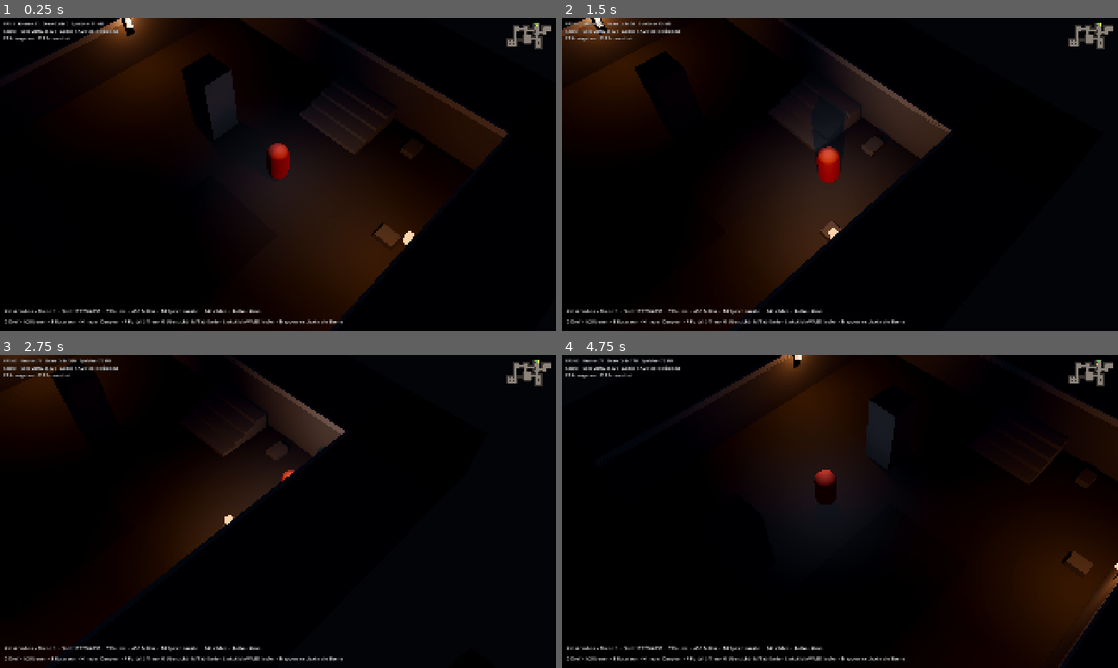
Above: before the commit, frames 1-4 (two rows, left to right).
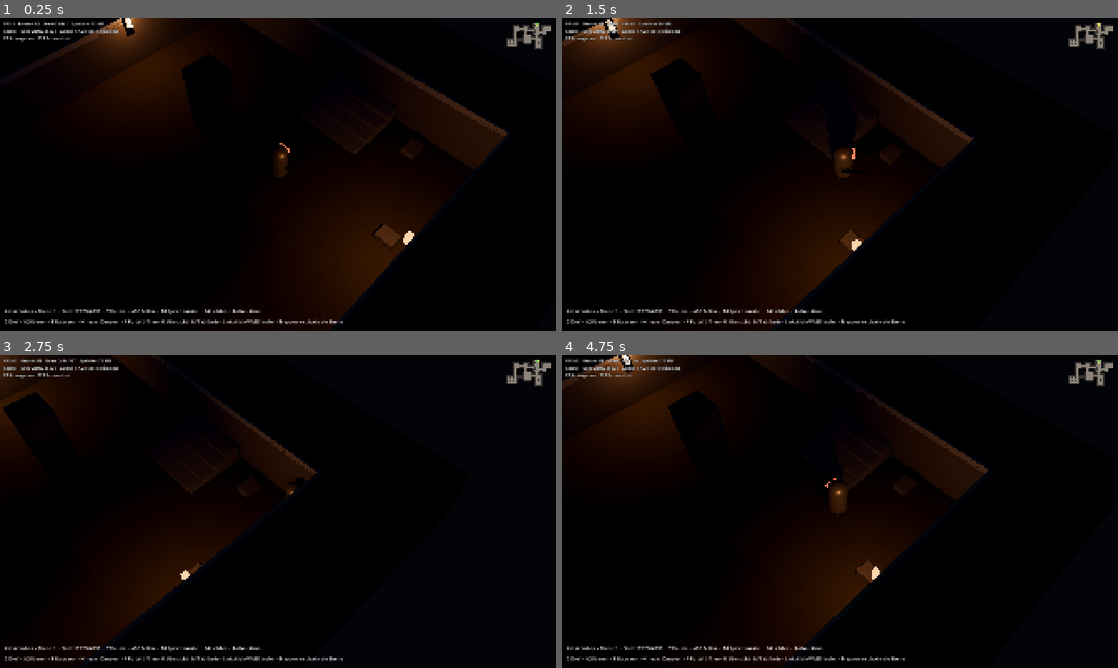
Above: after the commit, the same moments.

Repository: bretalljoshua-sudo/Diablo-X
Game: Godot game, scene res://debug/world_test.tscn
The game is run twice, just before and just after one commit, with the same random seed, the same clock (stepped at 60 frames per second) and the same inputs. This scene is started directly instead of the project's main scene.
Inputs (mouse positions are in pixels of both pictures, inside the frame that each line leads up to):
- Up to frame 1 (0.25 s): no input
- Up to frame 2 (1.5 s): tap Enter at 0.5 s; move the mouse to (962, 158) at 0.52 s; hold D (move_right) 0.53-1.25 s; hold Space (dodge) 0.53-1.25 s; click (962, 158) at 0.67 s; drag from (728, 190) to (812, 237) at 1.27 s
- Up to frame 3 (2.75 s): move the mouse to (333, 442) at 2.02 s; press the mouse at (333, 442) at 2.03 s; hold D (move_right) from 2.03 s (still down)
- Up to frame 4 (4.75 s): release D (move_right) at 2.75 s; release the mouse at (895, 442) at 2.75 s; drag from (812, 574) to (673, 464) at 2.77 s; move the mouse to (1006, 558) at 3.52 s; hold A (move_left) 3.53-4.25 s; tap Alt at 3.6 s; drag from (673, 464) to (756, 433) at 4.27 s

The runs differ from the first frame. In frame 1, 1.6% of the frame differs, in the area x 6-91%, y 1-58%; in frame 2, 9.8%; in frame 3, 6.6%; in frame 4, 26%, in the area x 0-100%, y 0-100%.

Commit message:
AP6: Krieger aus AP2 als Spielerfigur in der Welt
Co-Authored-By: Claude Opus 5.5 (1M context) <noreply@anthropic.com>
Claude-Session: https://claude.ai/code/session_011zfurUepv2Cn4yHwDETSjP

Diff:
--- a/world/level.gd
+++ b/world/level.gd
@@ -20,7 +20,8 @@
 @export var start_depth: int = 1
 ## Baut beim Start sofort eine Ebene auf.
 @export var auto_load: bool = true
-## Spielerfigur (AP2). Leer = Game.player oder eine PlaceholderWalker-Kapsel.
+## Spielerfigur (AP2). Vorrang hat Game.player. Ist beides leer, läuft eine Ersatzkapsel
+## (PlaceholderWalker).
 @export var player_scene: PackedScene
 
 var layout: LevelLayout
@@ -210,6 +211,8 @@
 		player.call(&"teleport", point)
 	else:
 		player.global_position = point
+		if player.has_method(&"stop"):
+			player.call(&"stop")
 	if camera_rig != null:
 		camera_rig.target = player
 		camera_rig.global_position = point
--- a/world/level.tscn
+++ b/world/level.tscn
@@ -2,9 +2,11 @@
 
 [ext_resource type="Script" path="res://world/level.gd" id="1_level"]
 [ext_resource type="Script" path="res://graphics/camera_rig.gd" id="2_rig"]
+[ext_resource type="PackedScene" path="res://player/player.tscn" id="3_player"]
 
 [node name="Level" type="Node3D"]
 script = ExtResource("1_level")
+player_scene = ExtResource("3_player")
 
 [node name="CameraRig" type="Node3D" parent="."]
 script = ExtResource("2_rig")
Not shown, changed: docs/pakete/AP6.md
